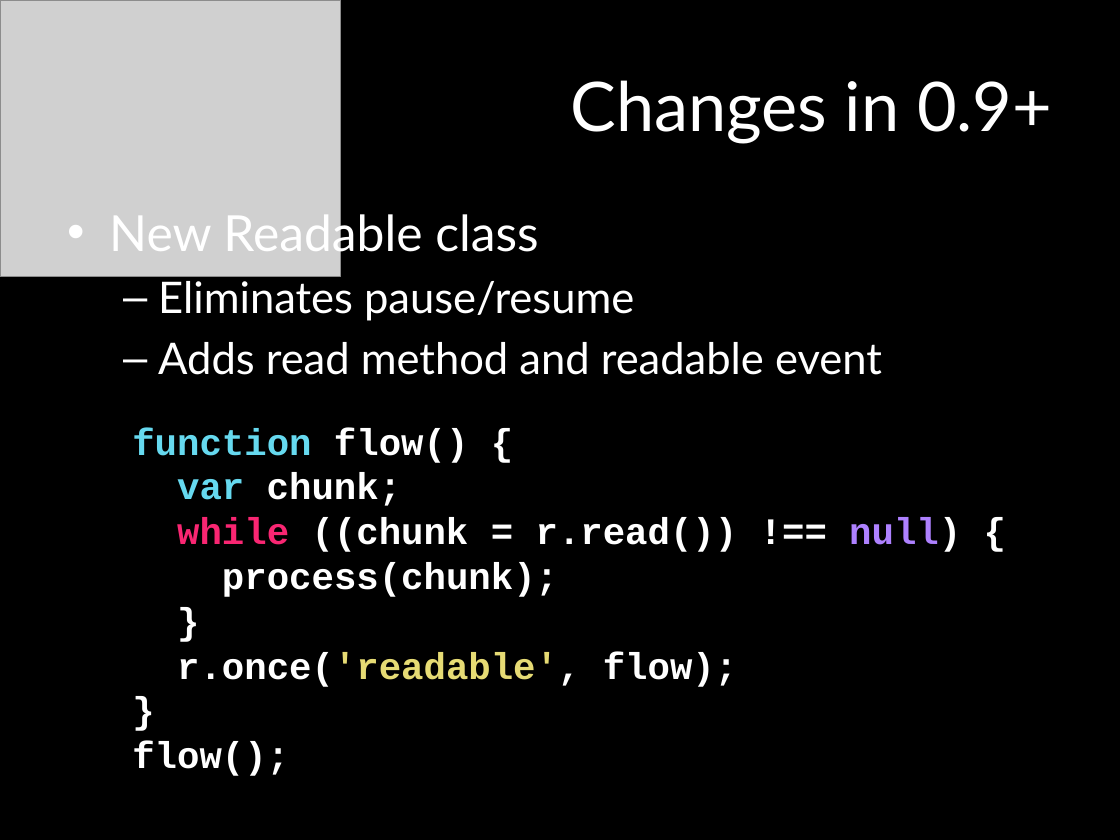
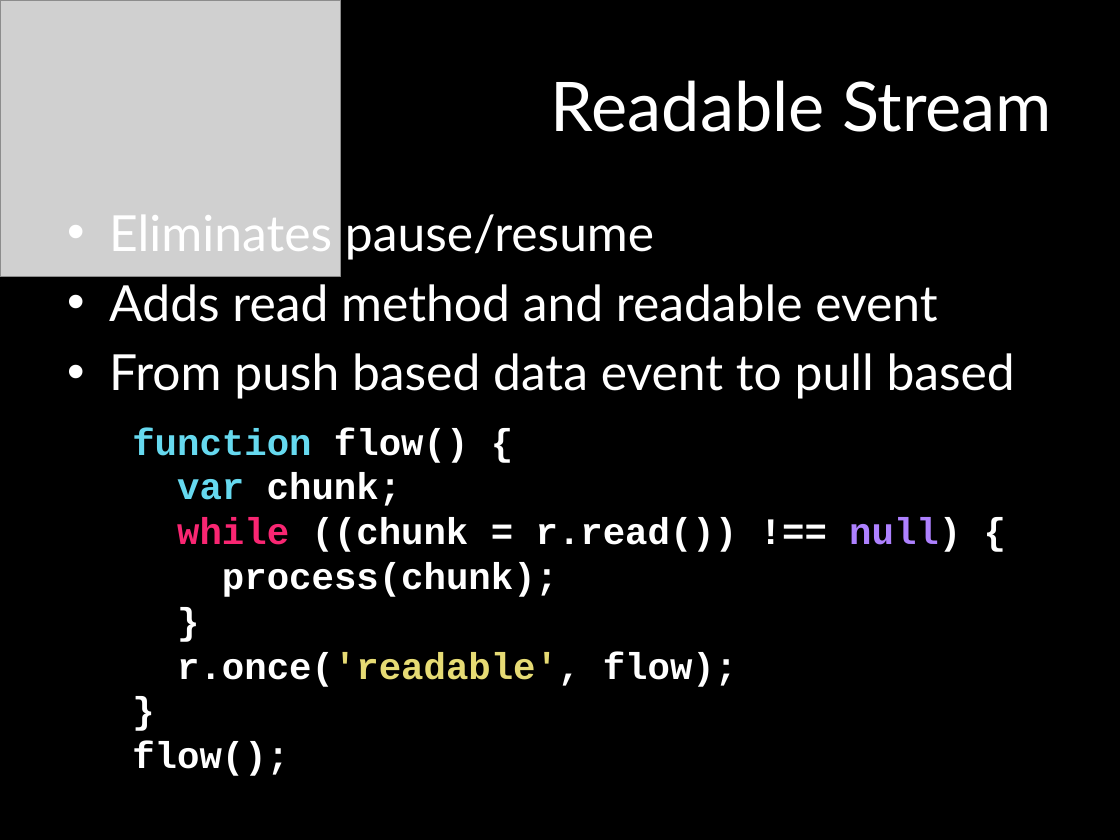
Before and after one commit to mattpodwysocki/SDC2013, a slide deck: slide 34 of SDC2013.pptx (slide 33 before the commit). Drawn at 1120x840 pixels with LibreOffice and Linux fonts; fonts in the diff are those of the drawing; grey boxes stand for pictures. Boxes give left, top, right and bottom in pixels: in the first picture for what was removed or moved away, otherwise in the second. Text is boxed around its words. In the diff, an @@ line names an element or a change of style, - is before the commit and + after.

```diff
--- a/SDC2013.pptx
+++ b/SDC2013.pptx
@@ title at (x1=551, y1=80, x2=1052, y2=132): text changed @@
-Changes in 0.9+
+Readable Stream
@@ text at (x1=109, y1=208, x2=538, y2=260): paragraph removed @@
-• New Readable class
@@ text at (x1=109, y1=214, x2=937, y2=322): size 28 to 32 pt in "Eliminates pause/resume", "Adds read method and readable event"; bullet – to •; list level 2 to 1 in "Eliminates pause/resume"; list level 2 to 1 in "Adds read method and readable ..." @@
@@ text at (x1=109, y1=353, x2=1015, y2=399): paragraph added @@
+• From push based data event to pull based
```
Also in this commit, not shown: 8 other slides changed, 1 slide added, 2 slides removed, 22 other files.
